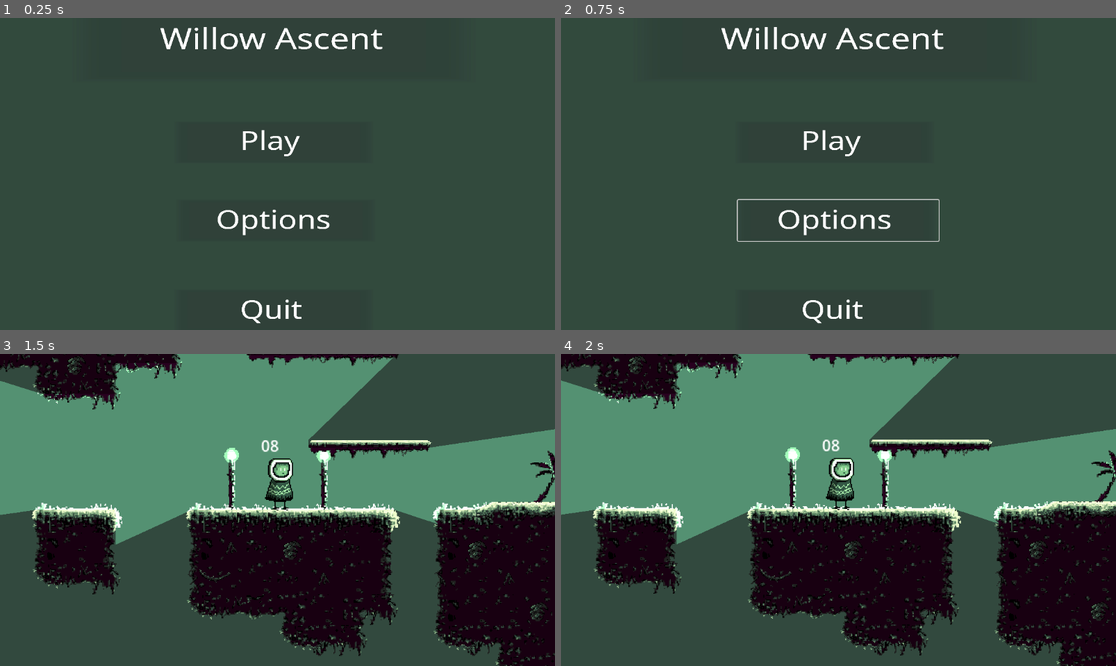
Above: before the commit, frames 1-4 (two rows, left to right).
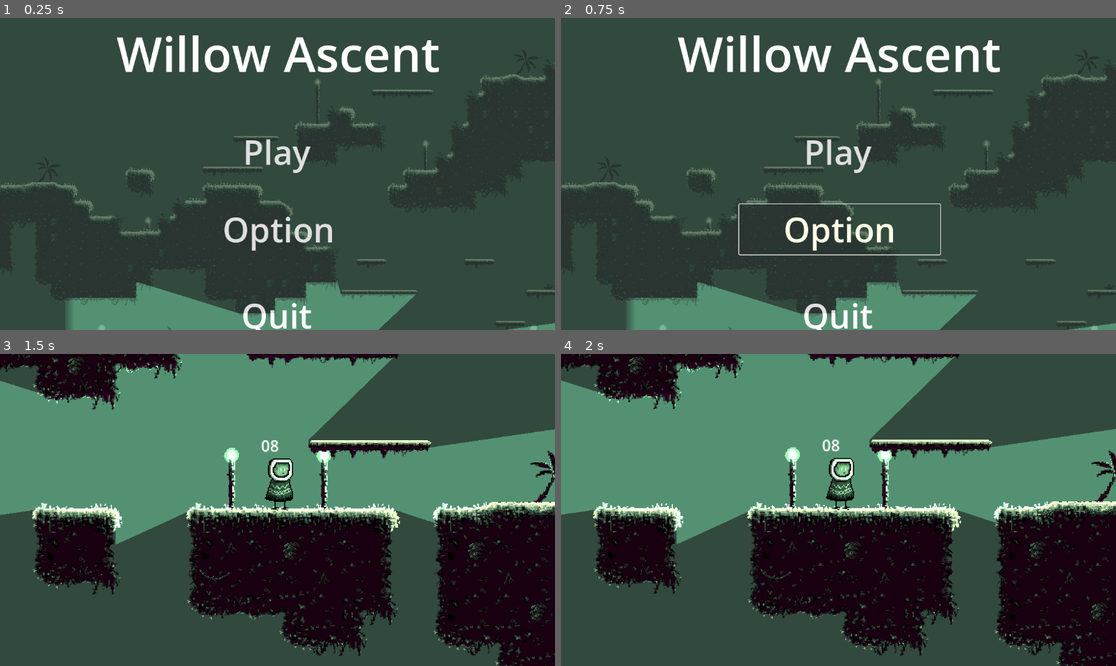
Above: after the commit, the same moments.

Repository: TyAltern/willow-ascent
Game: Godot game, scene res://scenes/Home_screen.tscn
The game is run twice, just before and just after one commit, with the same random seed, the same clock (stepped at 60 frames per second) and the same inputs.
Inputs (mouse positions are in pixels of both pictures, inside the frame that each line leads up to; where the layout moved, square brackets give the same spot in the first picture):
- Up to frame 1 (0.25 s): no input
- Up to frame 2 (0.75 s): click (838, 230) [838, 220] at 0.5 s
- Up to frame 3 (1.5 s): click (277, 488) [271, 478] at 1.25 s
- Up to frame 4 (2 s): no input

The runs differ from the first frame. In frame 1, 13% of the frame differs, in the area x 0-100%, y 2-100%; in frame 2, 13%; in frame 3, nothing differs; in frame 4, nothing differs.

Commit message:
Rafonte de l'écrand d'accueil coté visuel avec animations quand souris sur bouton.

Diff:
--- a/scenes/Home_screen.tscn
+++ b/scenes/Home_screen.tscn
@@ -1,10 +1,13 @@
-[gd_scene load_steps=4 format=3 uid="uid://ddnfaxg3i1pkg"]
+[gd_scene load_steps=5 format=3 uid="uid://ddnfaxg3i1pkg"]
 
 [ext_resource type="Script" path="res://ressources/scripts/home_screen.gd" id="1_0k63f"]
-[ext_resource type="Texture2D" uid="uid://cw437t8aox4d4" path="res://ressources/images/Home_Screen.jpeg" id="1_1fvr0"]
+[ext_resource type="PackedScene" uid="uid://c1fbp8f78yhl4" path="res://scenes/platformer.tscn" id="2_m6k23"]
 
-[sub_resource type="StyleBoxTexture" id="StyleBoxTexture_ii7jg"]
-texture = ExtResource("1_1fvr0")
+[sub_resource type="CanvasTexture" id="CanvasTexture_3qiun"]
+
+[sub_resource type="StyleBoxTexture" id="StyleBoxTexture_6yde2"]
+texture = SubResource("CanvasTexture_3qiun")
+modulate_color = Color(0.196078, 0.286275, 0.243137, 0.709804)
 
 [node name="Control" type="Control"]
 layout_mode = 3
@@ -17,36 +20,59 @@
 
 [node name="Camera2D" type="Camera2D" parent="."]
 
+[node name="Platformer" parent="." instance=ExtResource("2_m6k23")]
+process_mode = 4
+position = Vector2(163, 401)
+
 [node name="Panel" type="Panel" parent="."]
 layout_mode = 0
-offset_left = -673.0
-offset_top = -394.0
-offset_right = 649.0
-offset_bottom = 393.0
-theme_override_styles/panel = SubResource("StyleBoxTexture_ii7jg")
+offset_left = -1405.0
+offset_top = -1678.0
+offset_right = 1758.0
+offset_bottom = 900.0
+theme_override_styles/panel = SubResource("StyleBoxTexture_6yde2")
+
+[node name="Play name" type="RichTextLabel" parent="Panel"]
+layout_mode = 0
+offset_left = 1071.0
+offset_top = 1359.0
+offset_right = 2411.0
+offset_bottom = 2100.0
+theme_override_font_sizes/normal_font_size = 100
+text = "Willow Ascent
+"
 
 [node name="quit_button" type="Button" parent="Panel"]
 layout_mode = 0
-offset_left = 459.0
-offset_top = 637.0
-offset_right = 873.0
-offset_bottom = 717.0
+offset_left = 1197.0
+offset_top = 1920.0
+offset_right = 1611.0
+offset_bottom = 2024.0
+theme_override_colors/font_hover_color = Color(1, 1, 0.913725, 1)
+theme_override_font_sizes/font_size = 70
+text = "Quit"
 flat = true
 
 [node name="play_button" type="Button" parent="Panel"]
 layout_mode = 0
-offset_left = 458.0
-offset_top = 286.0
-offset_right = 872.0
-offset_bottom = 372.0
+offset_left = 1197.0
+offset_top = 1580.0
+offset_right = 1611.0
+offset_bottom = 1684.0
+theme_override_colors/font_hover_color = Color(1, 1, 0.913725, 1)
+theme_override_font_sizes/font_size = 70
+text = "Play"
 flat = true
 
 [node name="options_button" type="Button" parent="Panel"]
 layout_mode = 0
-offset_left = 464.0
-offset_top = 448.0
-offset_right = 881.0
-offset_bottom = 533.0
+offset_left = 1199.0
+offset_top = 1741.0
+offset_right = 1616.0
+offset_bottom = 1845.0
+theme_override_colors/font_hover_color = Color(1, 1, 0.913725, 1)
+theme_override_font_sizes/font_size = 70
+text = "Option"
 flat = true
 
 [connection signal="pressed" from="Panel/quit_button" to="." method="_on_quit_button_pressed"]
